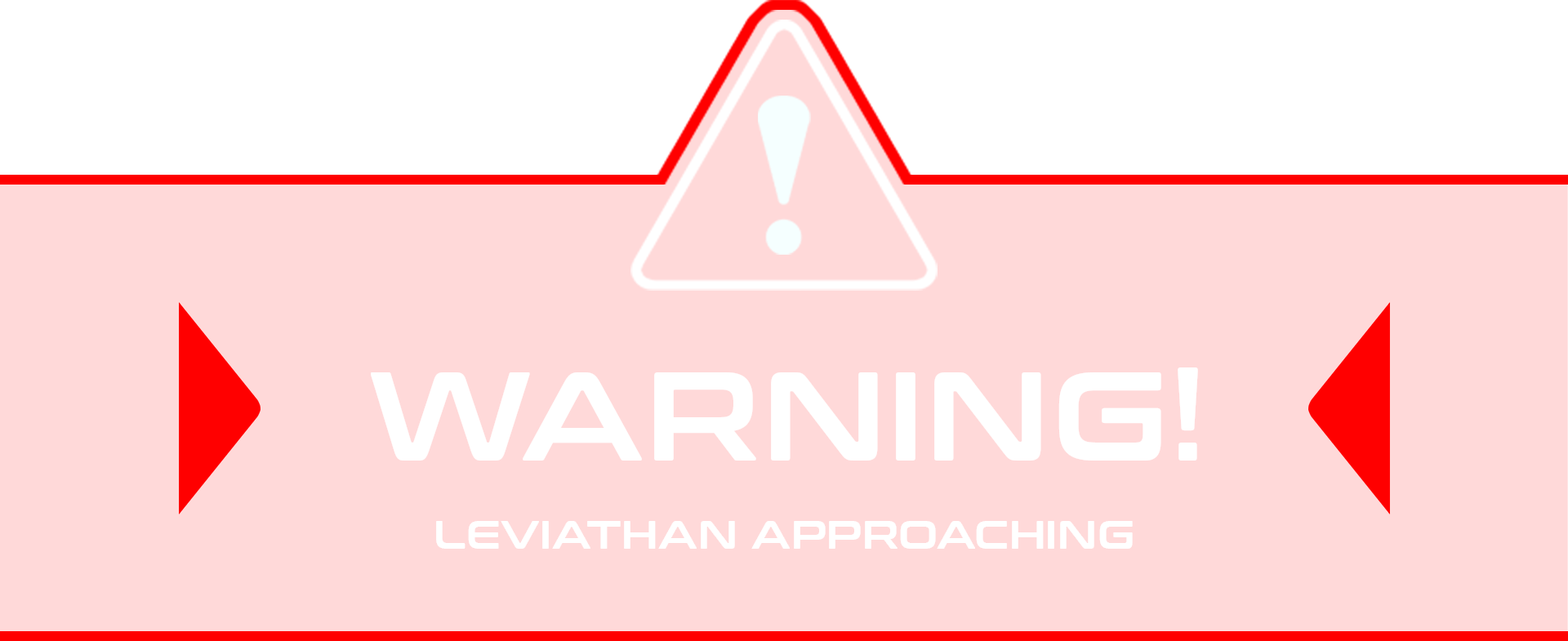
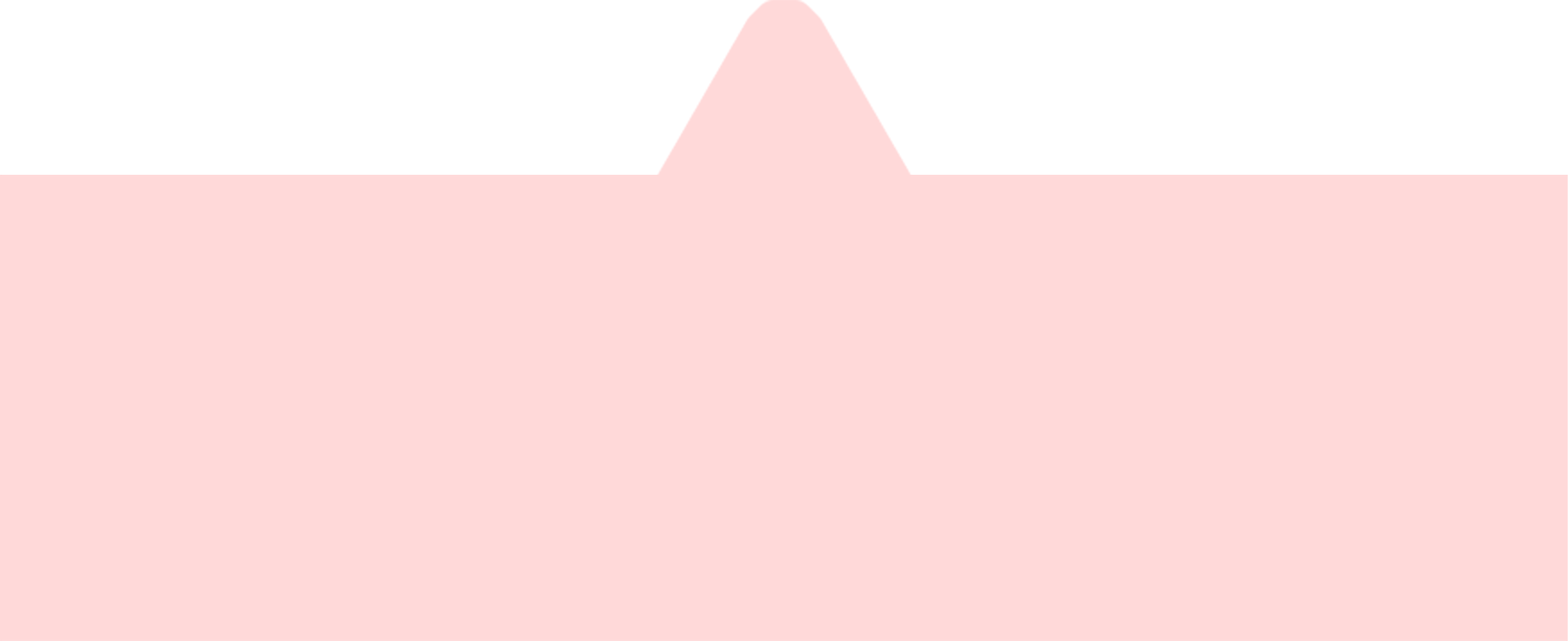
Revision of a layered 1568×641 image; what changed, layer by layer:
removed group "levia warning" (12 layers) over (x1=0, y1=0, x2=1568, y2=641)
removed group "warning" (in "levia warning") (4 layers) from group "levia warning" over (x1=630, y1=19, x2=938, y2=291)
renamed "Layer 8" to "warning", hid it, moved it out of group "warning", painted on it over (x1=630, y1=19, x2=938, y2=291)
removed layer "Layer 6 copy" from group "warning" over (x1=630, y1=19, x2=938, y2=291)
renamed "red lining" to "redOutline", hid it, moved it out of group "levia warning" over (x1=0, y1=0, x2=1568, y2=641)
removed group "Group 18" (3 layers) from group "levia warning" over (x1=178, y1=302, x2=1390, y2=549)
renamed "Layer 121 copy 2" to "sideArrows", hid it, moved it out of group "Group 18" over (x1=178, y1=302, x2=1390, y2=515)
hid "LEVIATHAN APPROACHING", moved it out of group "Group 18" over (x1=436, y1=521, x2=1133, y2=549)
hid "WARNING!", moved it out of group "Group 18" over (x1=370, y1=367, x2=1199, y2=461)
renamed "Layer 2" to "redFill", moved it out of group "levia warning" over (x1=0, y1=0, x2=1568, y2=641)
